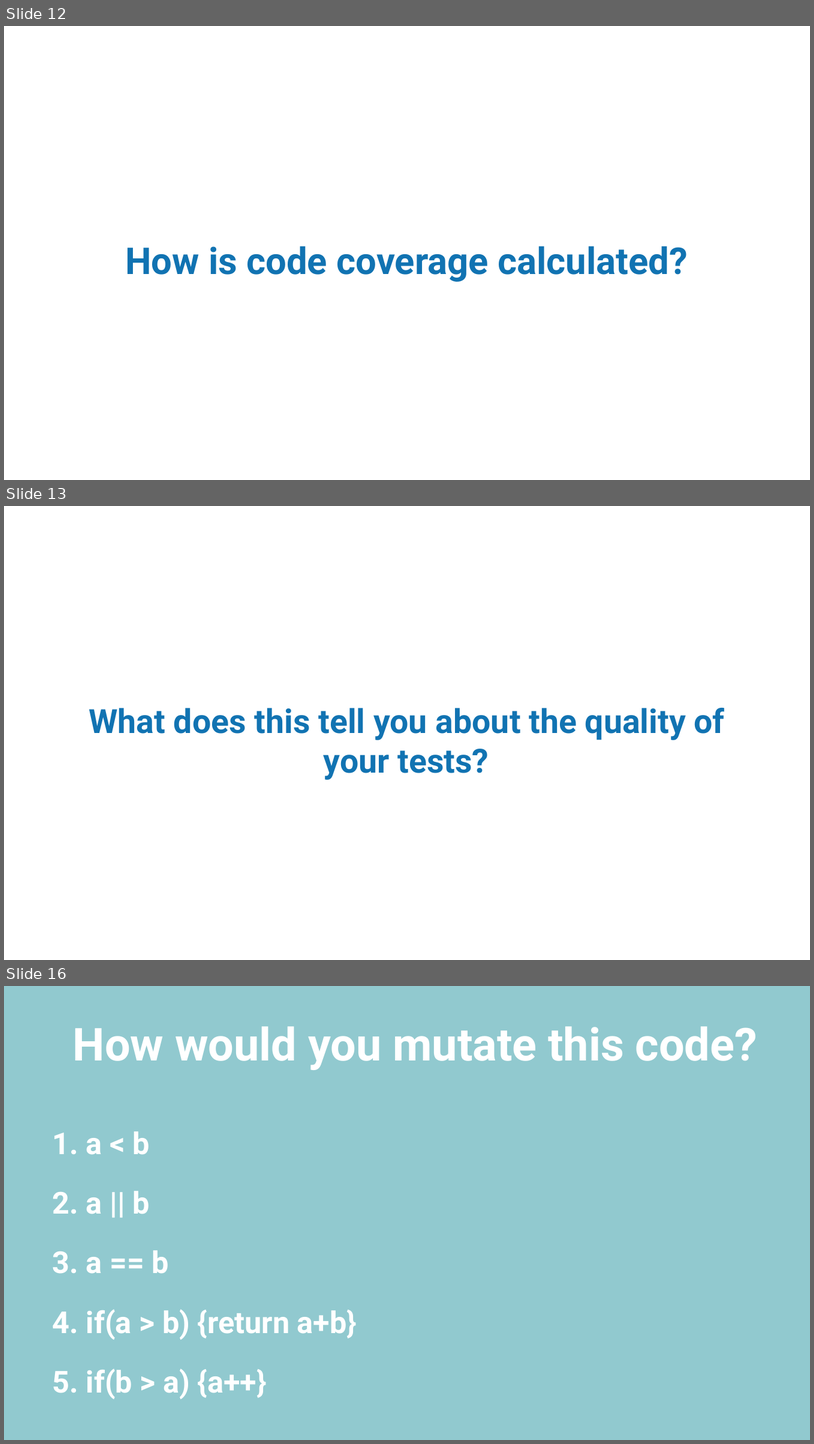
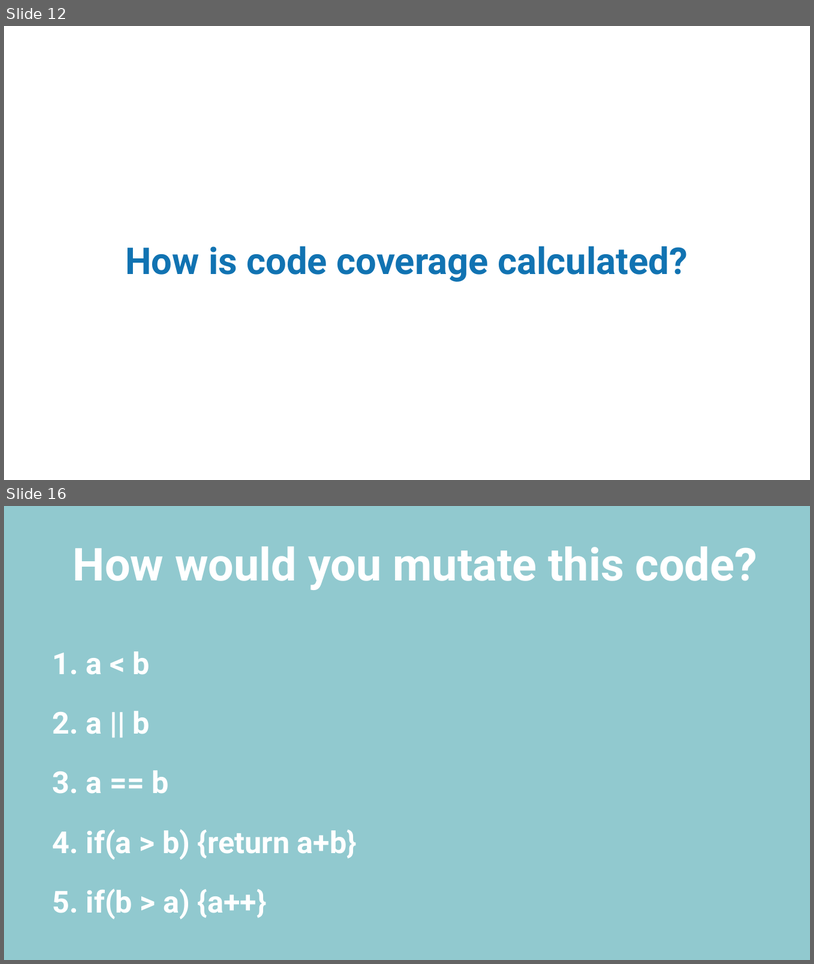
Before and after one commit to MatthewYKnowles/dev-nexus-2020, a slide deck: Who Watches the Watchmen Dev Nexus 2020.pptx. Shown one above the other, each under a label of ours: slides 12, 13 and 16 before the commit, slides 12 and 16 after it; the slides between them are not shown. The pictures are 814x1444 and 814x964 pixels, drawn with LibreOffice and Linux fonts; fonts in the diff are those of the drawing; background and template pictures are left out. Boxes give left, top, right and bottom in pixels: in the first picture for what was removed or moved away, otherwise in the second. Text is boxed around its words. In the diff, an @@ line names an element or a change of style, - is before the commit and + after.

```diff
--- a/Who Watches the Watchmen Dev Nexus 2020.pptx
+++ b/Who Watches the Watchmen Dev Nexus 2020.pptx
@@ slide 13 removed at [4, 506, 810, 960], background picture (left out) @@
@@ title removed at [89, 708, 725, 780] @@
-What does this tell you about the quality of your tests?
```
Also in this commit, not shown: 8 slides changed, 1 slide added, 1 other file.
